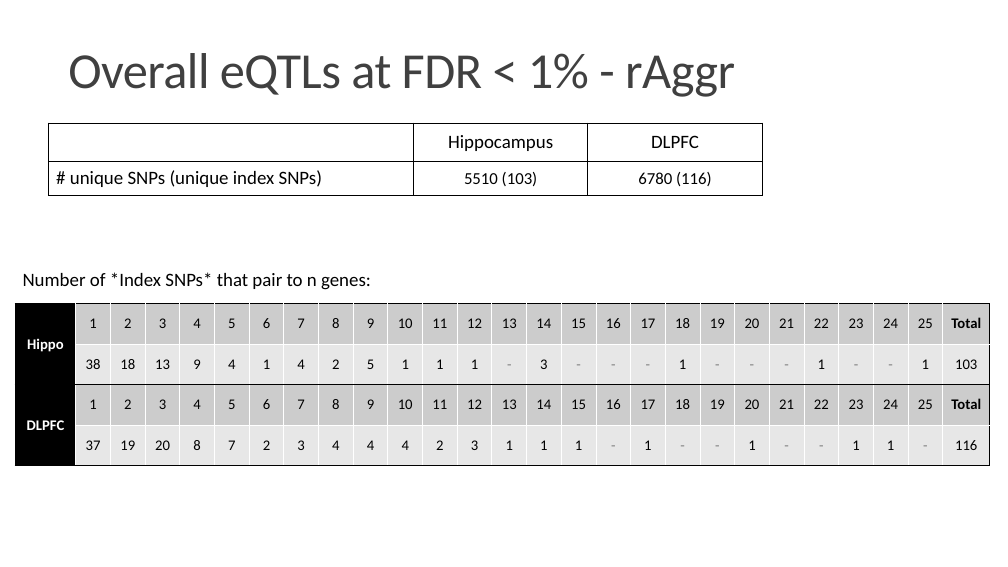
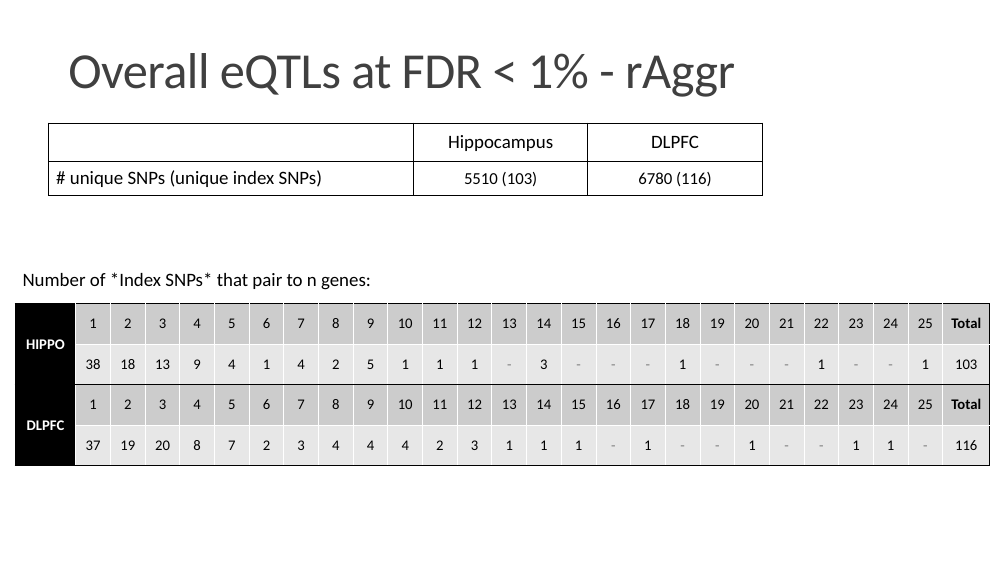
Before and after one commit to LieberInstitute/brainseq_phase2, a slide deck: slide 8 of eQTL_GWAS_riskSNPs/raggr_results_tables.pptx. Drawn at 1008x567 pixels with LibreOffice and Linux fonts; fonts in the diff are those of the drawing. Boxes give left, top, right and bottom in pixels: in the first picture for what was removed or moved away, otherwise in the second. Text is boxed around its words. In the diff, an @@ line names an element or a change of style, - is before the commit and + after.

Commit message:
Tweak tables for taking screenshots for Figure S30

```diff
--- a/eQTL_GWAS_riskSNPs/raggr_results_tables.pptx
+++ b/eQTL_GWAS_riskSNPs/raggr_results_tables.pptx
@@ table at <box>15,304,992,466</box> @@
-row 1, column 1: Hippo
+row 1, column 1: HIPPO
```
Also in this commit, not shown: 2 other slides changed.
